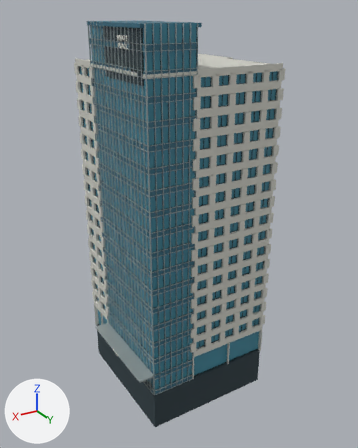
Two versions of the glTF model godot/assets/chicago/landmarks/hyatt_place.glb, one commit apart.
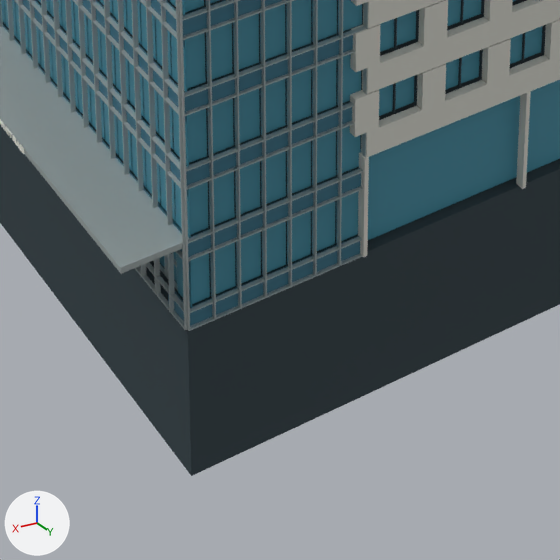
Each version is shown whole from a 50 mm lens placed at (46.1, 78.4, 66.0), pointed at (0.2, 1.9, 27.7), then close up on the part from 32% to 66% of the width and 72% to 100% of the height. Lighting does not change. The marker at lower left points along +X, +Y and +Z. The first two pictures are the older version. Vertices at exactly the same position are counted once.

In view in the first close-up: 'Blue curtain wall spandrels', 'Dark recessed interior and window frames', 'Pale punched-window wings', 'Separate blue opaque glazing', 'Slender projecting aluminum frames' and 1 more.
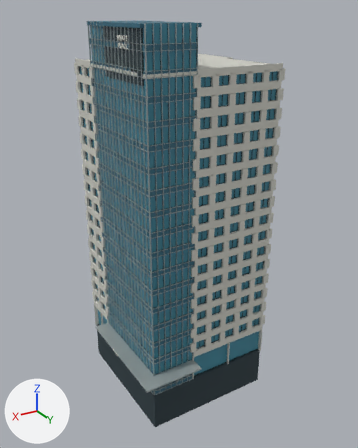
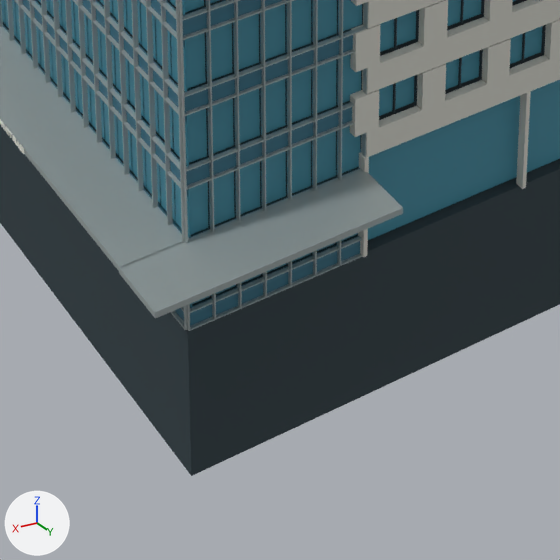
Pixel boxes [x1, y1, x2, y2] of what changed, in the close-ups (560 x 560 px):
'Slender projecting aluminum frames', reshaped: before [0, 0, 368, 331]; after [0, 0, 403, 331]
part 1 of me_continuous_curtain_wall_mullion, added: after [119, 171, 403, 318]

What the commit changed:
me_continuous_curtain_wall_mullion is used by ob_slender_projecting_aluminum_frames; location (0.0, 0.0, 0.0).
me_continuous_curtain_wall_mullion had 848 vertices, 1272 faces and spanned x 4.0..15.9, y -6.3..13.8, z 0.0..64.4.
me_continuous_curtain_wall_mullion now has 856 vertices, 1284 faces and spans x 4.0..15.9, y -6.3..16.6, z 0.0..64.4.
Part 1, on me_continuous_curtain_wall_mullion:
8 vertices are added at x 4.0..15.6, y 13.4..16.6, z 4.2..4.5.
12 new faces join them.
